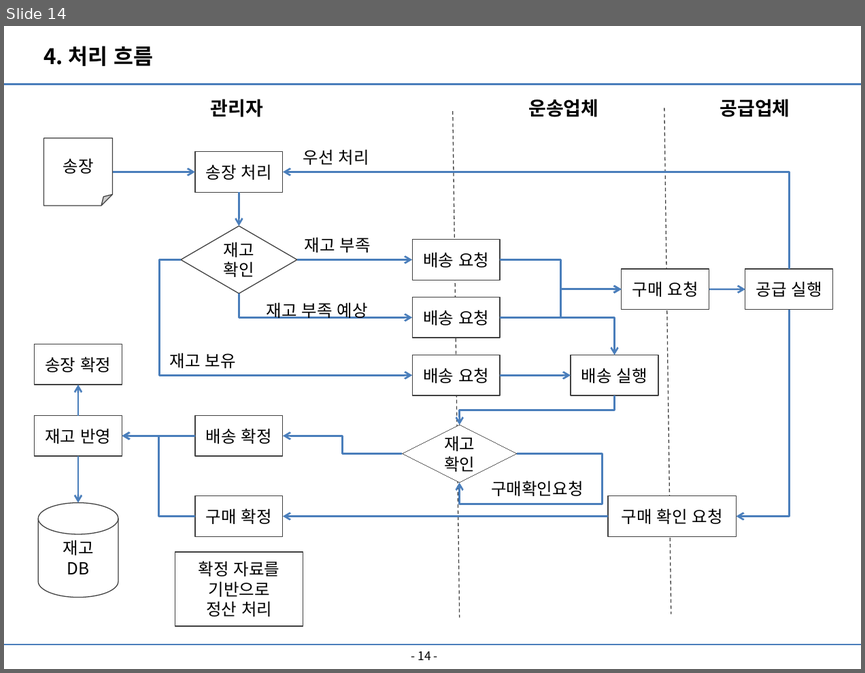
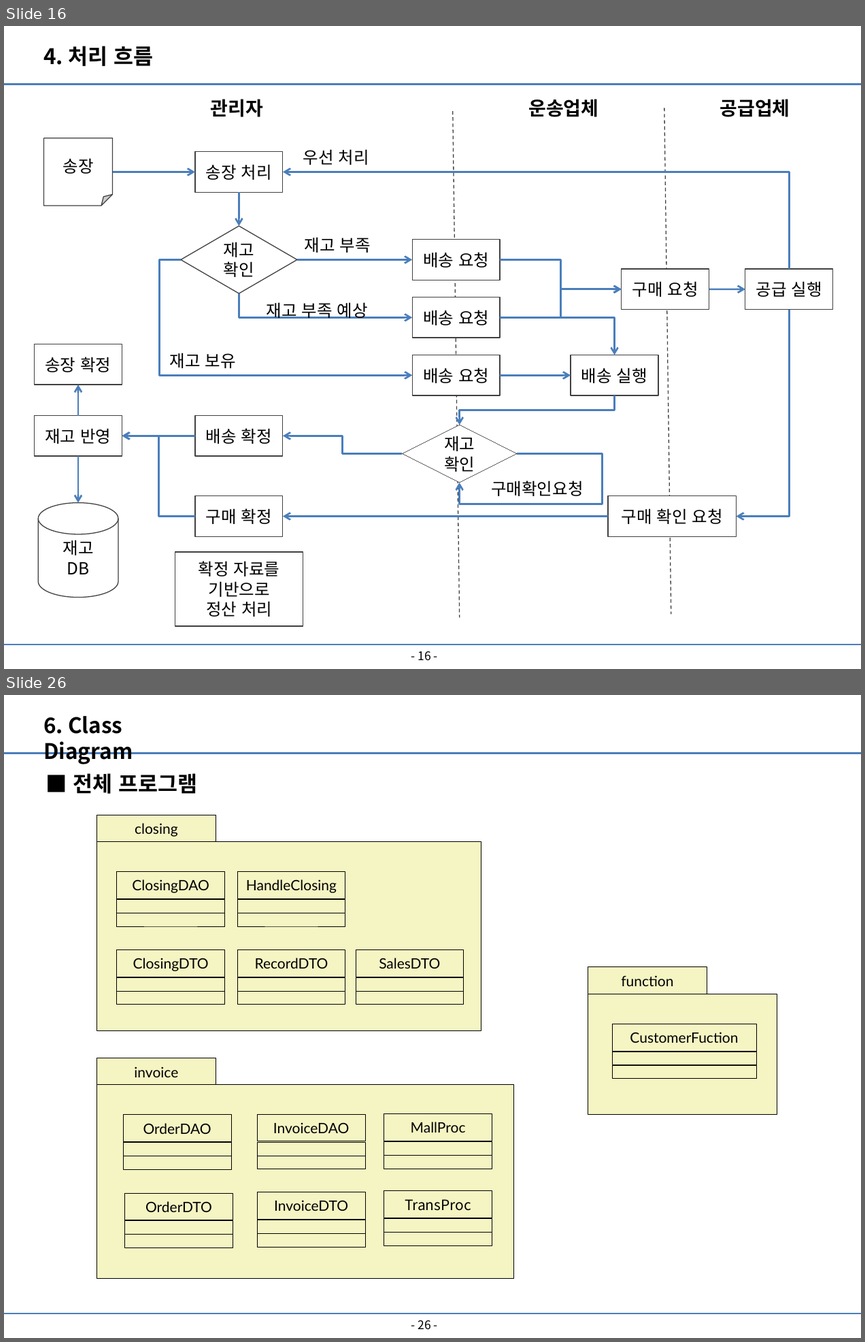
Before and after one commit to lx9203/fulfillmentBlue, a slide deck: file/PPT/Fulfillment 최종발표.pptx. Shown one above the other, each under a label of ours: slide 14 before the commit, slides 16 and 26 after it; the slides between them are not shown. The pictures are 865x673 and 865x1342 pixels, drawn with LibreOffice and Linux fonts; fonts in the diff are those of the drawing. Boxes give left, top, right and bottom in pixels: in the first picture for what was removed or moved away, otherwise in the second. Text is boxed around its words. In the diff, an @@ line names an element or a change of style, - is before the commit and + after.

```diff
--- a/file/PPT/Fulfillment 최종발표.pptx
+++ b/file/PPT/Fulfillment 최종발표.pptx
@@ slide 26 added at (4, 695, 861, 1338), background #FFFFFF; not listed: 2 template elements that a slide beside it also shows @@
@@ text added at (43, 716, 133, 764), 18 pt, text #000000, bold @@
+6. Class Diagram
@@ text added at (73, 773, 197, 794), 18 pt, text #000000, bold @@
+■ 전체 프로그램
@@ group added at (96, 815, 481, 1030): 17 rectangles @@
+closing
+ClosingDAO
+HandleClosing
+ClosingDTO
+RecordDTO
+SalesDTO
@@ group added at (587, 966, 776, 1114): 5 rectangles @@
+function
+CustomerFuction
@@ group added at (96, 1058, 514, 1278): 20 rectangles @@
+invoice
+MallProc
+InvoiceDAO
+InvoiceDTO
+TransProc
+OrderDAO
+OrderDTO
@@ page number added at (418, 1320, 431, 1329), 10 pt, text #000000 @@
+- 26 -
@@ what was slide 14 is now slide 16 @@
@@ page number at (418, 651, 431, 660): text changed @@
-- 14 -
+- 16 -
```
Also in this commit, not shown: 12 slides changed, 5 other slides added, 3 other files.
